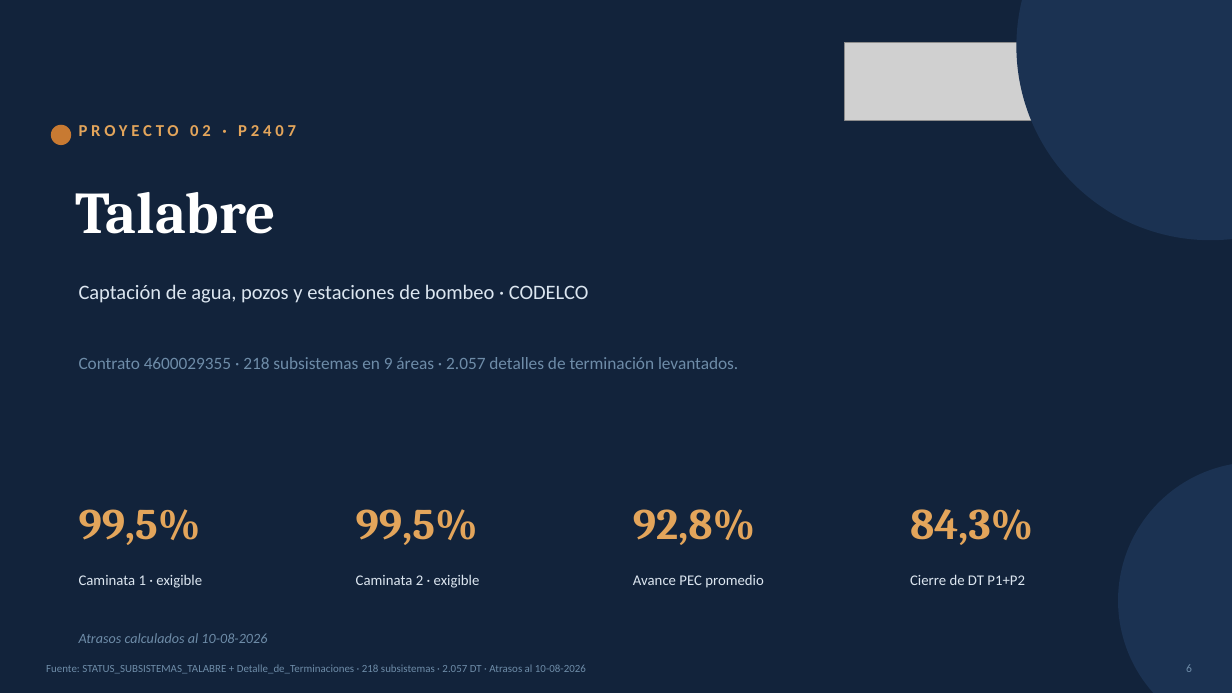
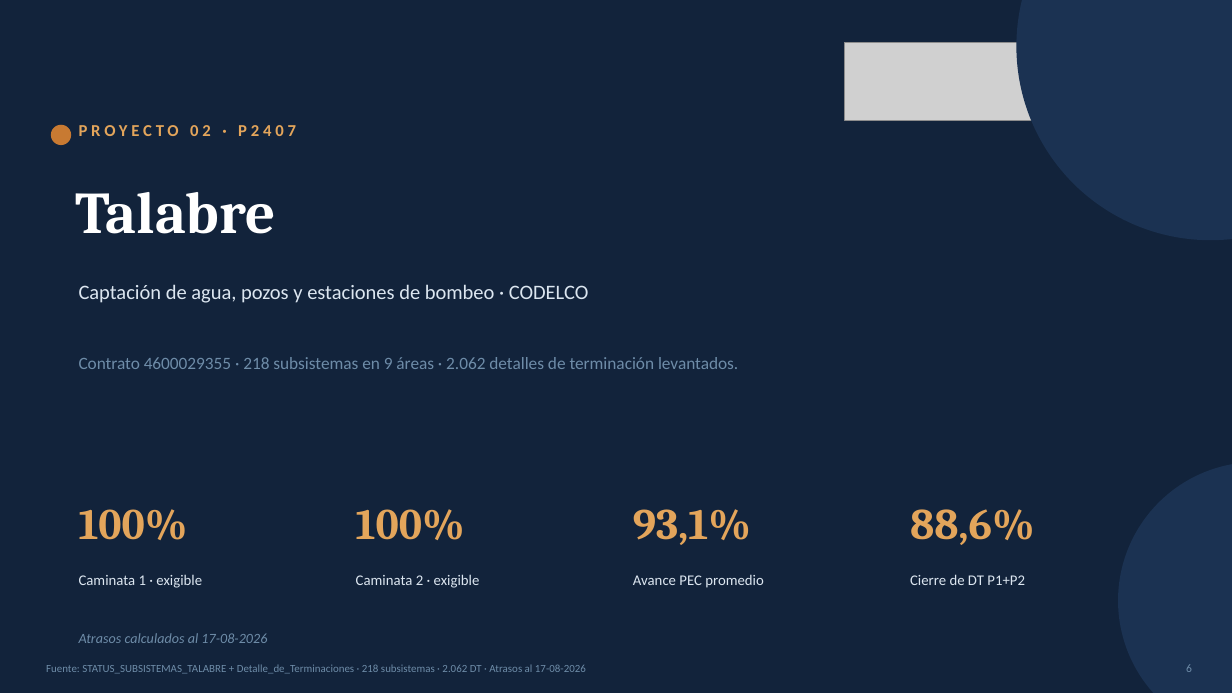
Before and after one commit to tdkvalex/Dashboard-HSEQ, a slide deck: slide 6 of panel_control_TOP_P1/Panel_Control_TOP_P1.pptx. Drawn at 1232x693 pixels with LibreOffice and Linux fonts; fonts in the diff are those of the drawing; grey boxes stand for pictures. Boxes give left, top, right and bottom in pixels: in the first picture for what was removed or moved away, otherwise in the second. Text is boxed around its words. In the diff, an @@ line names an element or a change of style, - is before the commit and + after.

```diff
--- a/panel_control_TOP_P1/Panel_Control_TOP_P1.pptx
+++ b/panel_control_TOP_P1/Panel_Control_TOP_P1.pptx
@@ text at box(79, 357, 738, 369): text changed @@
-Contrato 4600029355 · 218 subsistemas en 9 áreas · 2.057 detalles de terminación levantados.
+Contrato 4600029355 · 218 subsistemas en 9 áreas · 2.062 detalles de terminación levantados.
@@ text at box(79, 509, 188, 540): text changed @@
-99,5%
+100%
@@ text at box(356, 509, 465, 540): text changed @@
-99,5%
+100%
@@ text at box(633, 509, 751, 545): text changed @@
-92,8%
+93,1%
@@ text at box(910, 509, 1035, 545): text changed @@
-84,3%
+88,6%
@@ text at box(79, 633, 267, 643): text changed @@
-Atrasos calculados al 10-08-2026
+Atrasos calculados al 17-08-2026
@@ text at box(46, 664, 586, 674): text changed @@
-Fuente: STATUS_SUBSISTEMAS_TALABRE + Detalle_de_Terminaciones · 218 subsistemas · 2.057 DT · Atrasos al 10-08-2026
+Fuente: STATUS_SUBSISTEMAS_TALABRE + Detalle_de_Terminaciones · 218 subsistemas · 2.062 DT · Atrasos al 17-08-2026
```
Also in this commit, not shown: 4 other slides changed, 3 other files.
